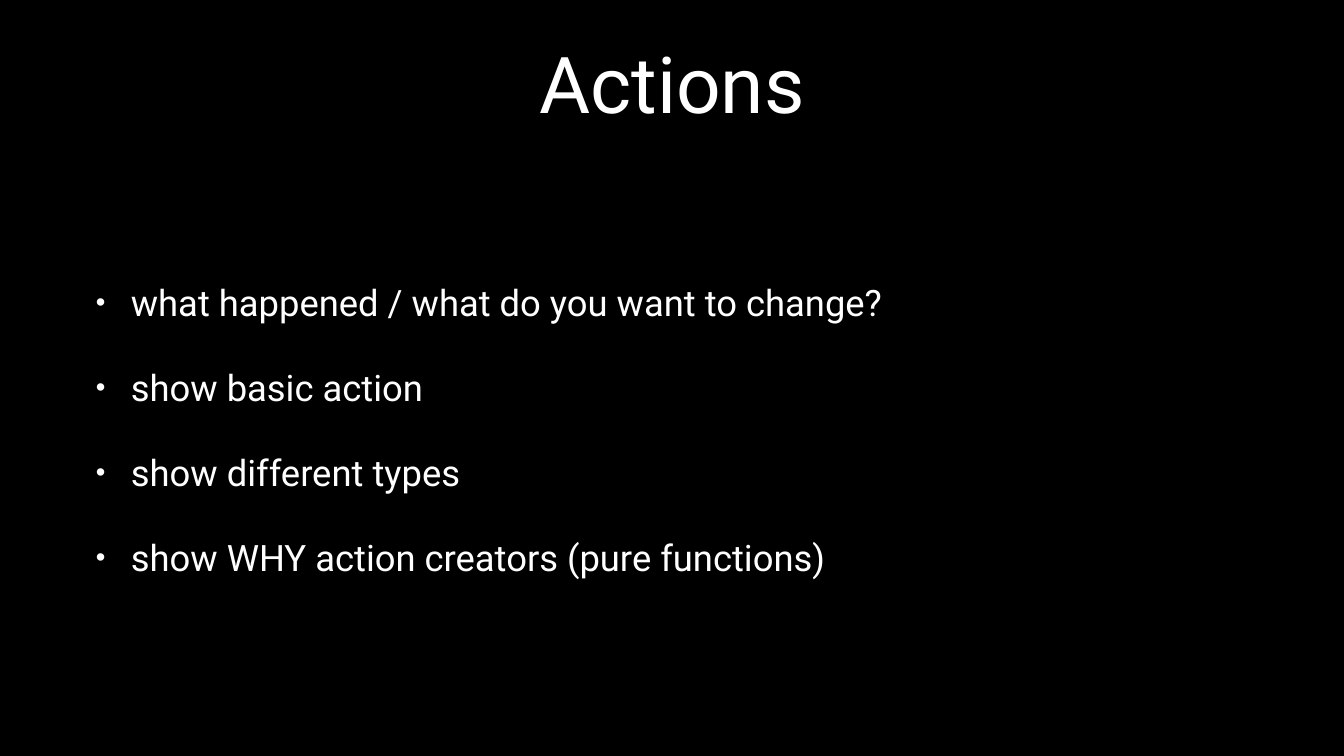
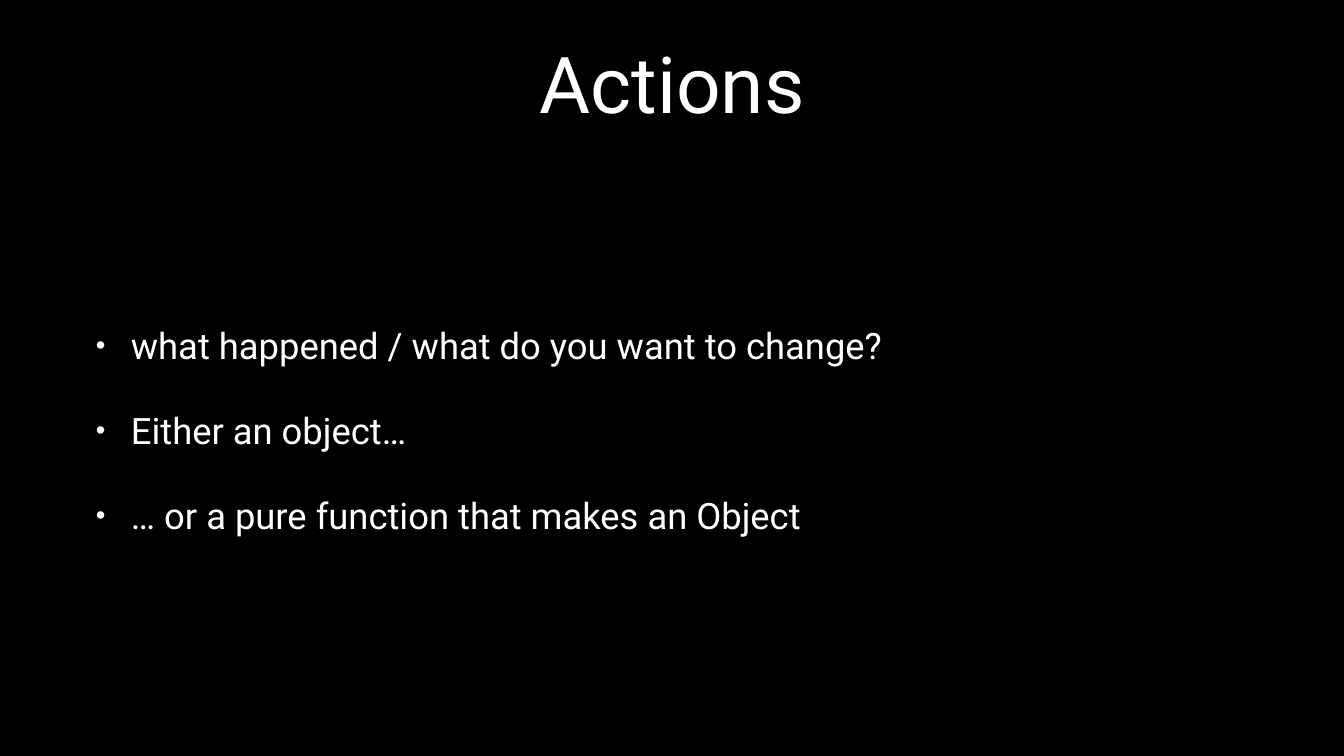
Before and after one commit to JesterXL/redux-ngredux-sagas-angular-presentation, a slide deck: slide 39 of redux-preso-nationjs-9.16.2016.pptx (slide 40 before the commit). Drawn at 1344x756 pixels with LibreOffice and Linux fonts; fonts in the diff are those of the drawing. Boxes give left, top, right and bottom in pixels: in the first picture for what was removed or moved away, otherwise in the second. Text is boxed around its words. In the diff, an @@ line names an element or a change of style, - is before the commit and + after.

Commit message:
different formats

```diff
--- a/redux-preso-nationjs-9.16.2016.pptx
+++ b/redux-preso-nationjs-9.16.2016.pptx
@@ text at [131, 416, 800, 537]: text changed @@
-• show basic action
-• show different types
-• show WHY action creators (pure functions)
+• Either an object…
+• … or a pure function that makes an Object
```
Also in this commit, not shown: 12 other slides changed, 7 slides added, 14 slides removed, 2 other files.
